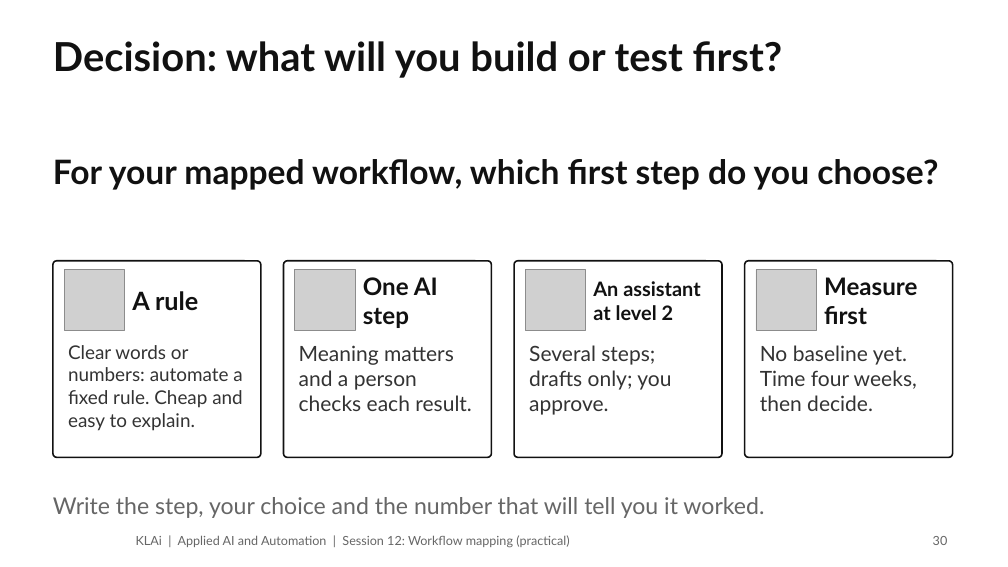
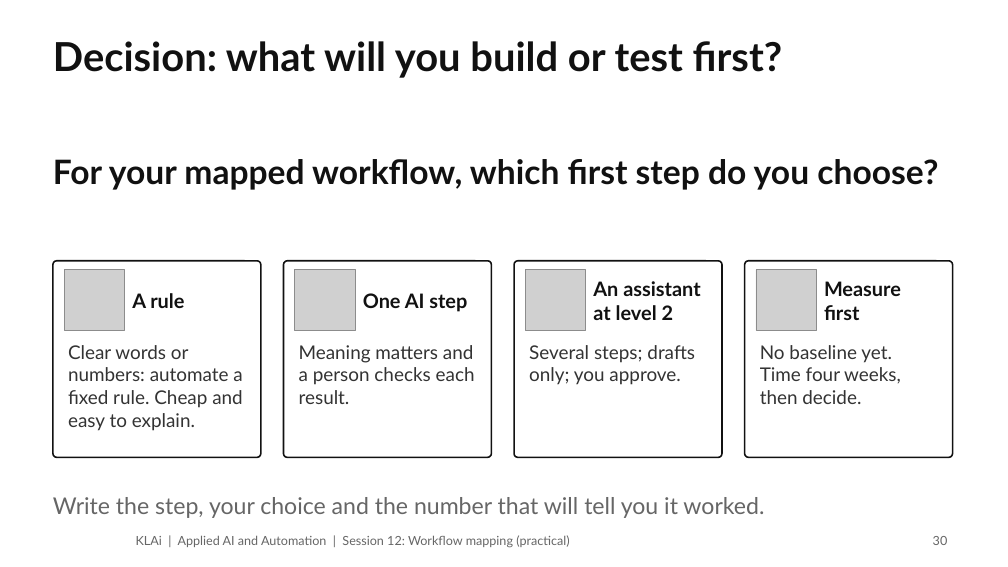
Before and after one commit to Jotham566/teaching-material, a slide deck: slide 30 of Professional_AI_Training/Business_AI/Applied AI and Automation - Executive Edition/02 Class Slides/12 - Workflow mapping (practical).pptx. Drawn at 1008x567 pixels with LibreOffice and Linux fonts; fonts in the diff are those of the drawing; grey boxes stand for pictures; background and template pictures are left out. Boxes give left, top, right and bottom in pixels: in the first picture for what was removed or moved away, otherwise in the second. Text is boxed around its words. In the diff, an @@ line names an element or a change of style, - is before the commit and + after.

```diff
--- a/Professional_AI_Training/Business_AI/Applied AI and Automation - Executive Edition/02 Class Slides/12 - Workflow mapping (practical).pptx
+++ b/Professional_AI_Training/Business_AI/Applied AI and Automation - Executive Edition/02 Class Slides/12 - Workflow mapping (practical).pptx
@@ text "A rule" at <box>132,293,184,308</box>: size 24 to 19 pt; line spacing 28.8pt to 22.8pt @@
@@ text "One AI step" at <box>363,293,467,312</box>: size 23 to 19 pt; line spacing 27.6pt to 22.8pt @@
@@ text "Measure first" at <box>824,281,901,320</box>: size 23 to 19 pt; line spacing 27.6pt to 22.8pt @@
@@ size 20 to 18 pt; line spacing 24pt to 21.6pt in 3 elements at <box>299,345,475,404</box>, <box>529,345,695,385</box>, <box>760,345,901,404</box> @@
```
Also in this commit, not shown: 1 other slide changed, 50 other files.
